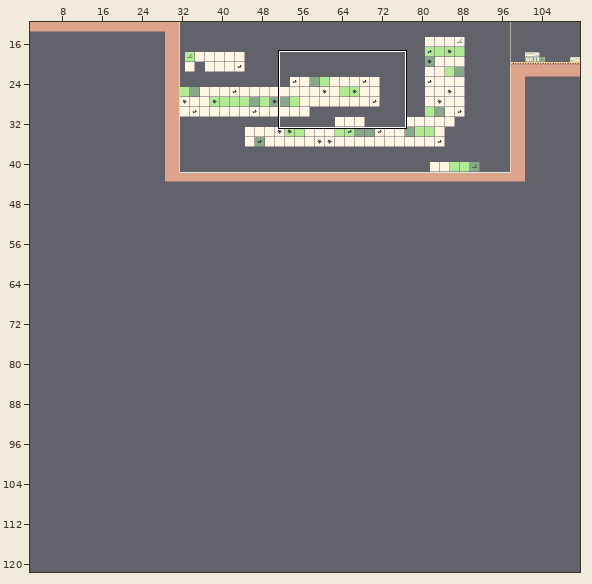
Tiled map, stored at content/tilemap/map.tmx. The first picture is a wide view before the edit; the outline marks the close-up.
Close-up. Before:
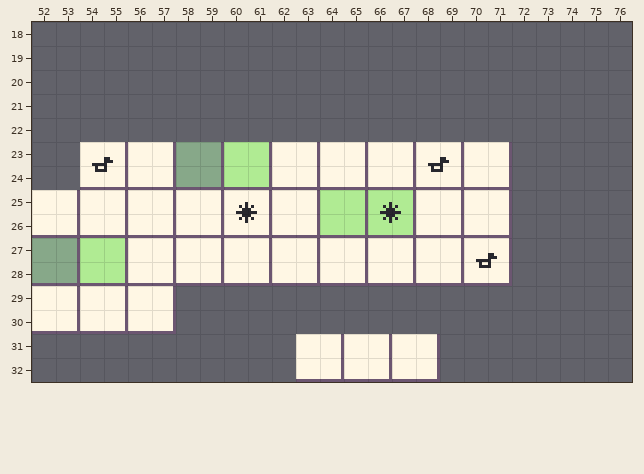
Cells are 8x8 px. Shown: x 52..76, y 18..32. The commit also changed other parts of the map, which this record leaves out.
After the commit:
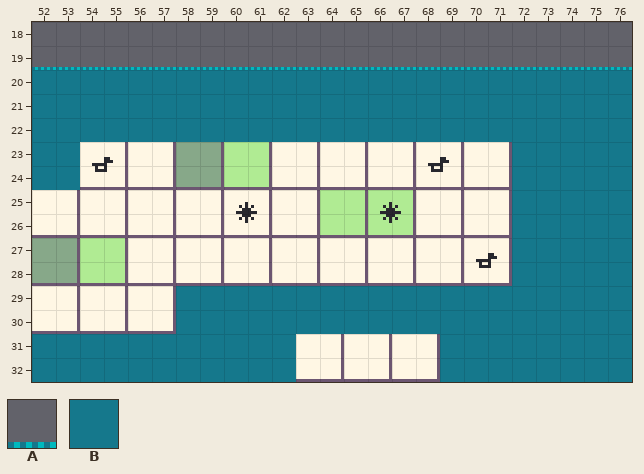
Key: from "panda_tileset": A 32, B 33.
_ is an empty cell.
Tiles of an added or newly shown layer are drawn over the layers below it.
The exact change:
Layer "water" (now shown):
There is now tile A in row 19 at x 52 to 76.
There is now tile B in rows 20 to 22 at x 52 to 76; in rows 23 to 24 at x 52 to 53 and 72 to 76; in rows 25 to 28 at x 72 to 76; in rows 29 to 30 at x 58 to 76; in rows 31 to 32 at x 52 to 62 and 69 to 76.
Pixel boxes of the changes (left, top, right, bottom) in both close-ups:
added: (32, 67, 632, 382)
